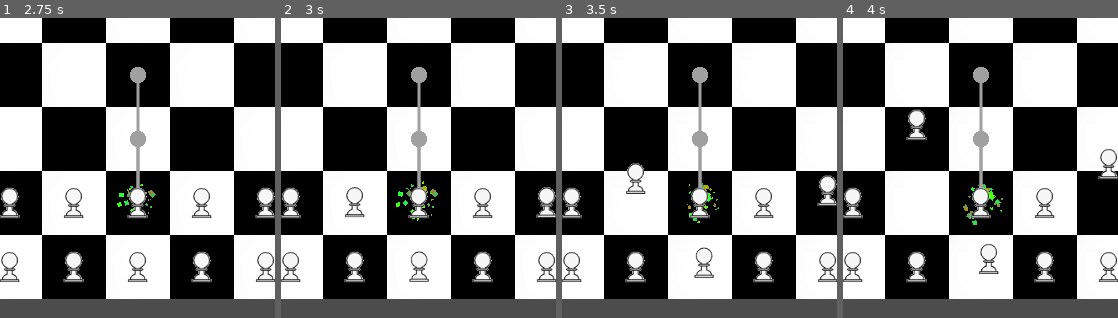
Above: before the commit, frames 1-4 (left to right).
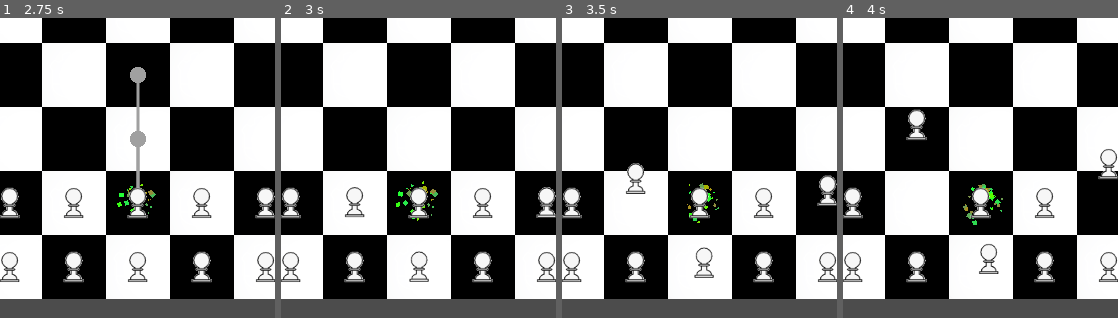
Above: after the commit, the same moments.

Repository: MrJustreborn/BattleMess
Game: Godot game, scene res://board/board.tscn
Two runs of this game, one before a commit and one after it. Both use one fixed random seed, a clock stepped at 60 frames per second and the inputs below.
Inputs (mouse positions are % of the whole screen's width and height, from its top left):
- Up to frame 1 (2.75 s): click "Nächste Runde" at 0.5 s; click "KI neu würfeln lassen" at 1.25 s; click "Reset" at 2 s
- Up to frame 2 (3 s): tap Enter (ui_accept) at 2.75, 2.85 s; move the mouse to (72, 45) at 2.77 s; hold Up (ui_up) from 2.78 s (still down); click (72, 45) at 2.92 s
- Up to frame 3 (3.5 s): keep holding Up (ui_up); tap Enter (ui_accept) at 3.02, 3.32 s
- Up to frame 4 (4 s): move the mouse to (30, 55) at 3.52 s; release Up (ui_up) at 3.53 s; tap Enter (ui_accept) at 3.6, 3.77 s; click (30, 55) at 3.67 s
The pictures show only the part of the screen within x 39-89%, y 38-88%; the shares and areas given below are measured in that part.

Frame 1 is identical in both runs. In frame 2, 0.9% of the frame differs, in the area x 47-54%, y 16-57%; in frame 3, 0.9%; in frame 4, 0.9%.

Commit message:
Player controller

Diff:
--- a/godot/board/controller.gd
+++ b/godot/board/controller.gd
@@ -52,6 +52,9 @@
 		tmp = next_board[cell.x][cell.y];
 	return tmp;
 
+func get_current_board_item(cell: Vector2):
+	return cur_board[cell.x][cell.y];
+
 
 
 func _on_reset_pressed():
--- a/godot/entities/entity.gd
+++ b/godot/entities/entity.gd
@@ -22,8 +22,9 @@
 
 var possible_moves = []
 
+var drawingEnabled = false;
 func _draw():
-	if possible_moves && !OS.is_debug_build() || !ai:
+	if possible_moves && !ai && drawingEnabled:
 		for move in possible_moves:
 			var pos = move.pos
 			var to = Vector2(pos.x - cell.x, pos.y - cell.y);
@@ -62,6 +63,7 @@
 		update()
 
 func get_posible_moves():
+	drawingEnabled = true;
 	return current_node.get_posible_moves(controller);
 
 func setAi(what):
@@ -70,6 +72,10 @@
 		$you.visible = false;
 	else:
 		$you.visible = true;
+	if ai:
+		set_process_input(false)
+	else:
+		set_process_input(true)
 
 func setCell(newPos: Vector2):
 	if newPos.x < 0 || newPos.y < 0 || newPos.x > 7 || newPos.y > 7:
--- a/godot/entities/play_logic.gd
+++ b/godot/entities/play_logic.gd
@@ -8,9 +8,40 @@
 	setAi(ai)
 	$Tween.connect("tween_completed", self, "tween_end");
 
+
+func _input(event):
+	if event is InputEventMouseButton && event.is_pressed() == false:
+		var pos = get_viewport().get_mouse_position();
+
+		var cMouse = Vector2(int(pos.x / 64), int(pos.y / 64));
+		print(cMouse)
+
+		if event.button_index == 1:
+			for move in possible_moves:
+				if move.pos == cMouse:
+					if !ai && merge_with != null:
+						merge_with.cancel_next_move();
+						merge_with.predict_next_move();
+					update_next(move);
+
+			pass
+		elif event.button_index == 2:
+			cancel_next_move();
+
 var merge_with = null;
 var next_move = null;
 func predict_next_move():
+	if !ai:
+		possible_moves = get_posible_moves();
+		var ok = [];
+		for m in possible_moves:
+			if m.type == 1 && controller.get_current_board_item(m.pos) == null: #FRIEND
+				continue;
+			else:
+				ok.append(m);
+		possible_moves = ok;
+		update()
+
 	if !ai || merge_with != null:
 		return
 
@@ -40,32 +71,22 @@
 		if try > max_tries:
 			return;
 
-	var pos = move.pos
-	var to = Vector2(pos.x - cell.x, pos.y - cell.y);
-	$next.position = Vector2(to.x * 64, to.y * 64);
-	$next.visible = true;
+	update_next(move);
 
-	if move.type == 0: #FREE
-		$next/Circle/CPUParticles2D.color = col_move;
-	elif move.type == 1: #FRIEND
-		$next/Circle/CPUParticles2D.color = col_merge;
-	elif move.type == 2: #OPPONENT
-		$next/Circle/CPUParticles2D.color = col_kill;
-	elif move.type == 3: #WALL
-		$next.visible = false;
-
-	$next.update();
-	next_move = move;
 	if move.type != 3: #WALL
 		controller.add_predict_move(move.pos, self);
 
 func cancel_next_move():
+	#if !ai && merge_with != null:
+	#	merge_with.cancel_next_move();
 	next_move = null;
 	merge_with = null;
 	$next.position = Vector2();
 	$next.visible = false;
 
 func perform_next_move():
+	drawingEnabled = false;
+	update();
 	$next.visible = false;
 	controller.remove_node(cell);
 
@@ -76,6 +97,8 @@
 		elif next_move.type == 1: #FRIEND
 			#erge_with.setNextChessType();
 			updateChess = true;
+			if merge_with == null:
+				merge_with = controller.get_cell_item(next_move.pos);
 			#queue_free();
 			#merge_with.setCell(next_move.pos);
 			var new = Vector2(32 + 64 * next_move.pos.x, 32 + 64 * next_move.pos.y);
@@ -94,12 +117,32 @@
 #	controller.remove_node(cell);
 #	queue_free();
 
+func update_next(move):
+	var pos = move.pos
+	var to = Vector2(pos.x - cell.x, pos.y - cell.y);
+	$next.position = Vector2(to.x * 64, to.y * 64);
+	$next.visible = true;
+
+	if move.type == 0: #FREE
+		$next/Circle/CPUParticles2D.color = col_move;
+	elif move.type == 1: #FRIEND
+		$next/Circle/CPUParticles2D.color = col_merge;
+	elif move.type == 2: #OPPONENT
+		$next/Circle/CPUParticles2D.color = col_kill;
+	elif move.type == 3: #WALL
+		$next.visible = false;
+
+	$next.update();
+	next_move = move;
+
 var updateChess = false;
 var toKill = null;
 func tween_end(obj, path):
 	if updateChess:
 		controller.remove_node(cell);
 		merge_with.setNextChessType();
+		if !ai:
+			merge_with.ai = ai;
 		queue_free();
 	elif toKill != null:
 		toKill.queue_free();
@@ -125,6 +168,8 @@
 func want_to_merge_with(with: Node) -> bool:
 	if merge_with != null || type == chess_type.queen:
 		return false;
+	elif !ai && next_move != null:
+		return false;
 	var want: bool = randf() > .5;
 	if want:
 		merge_with = with;
